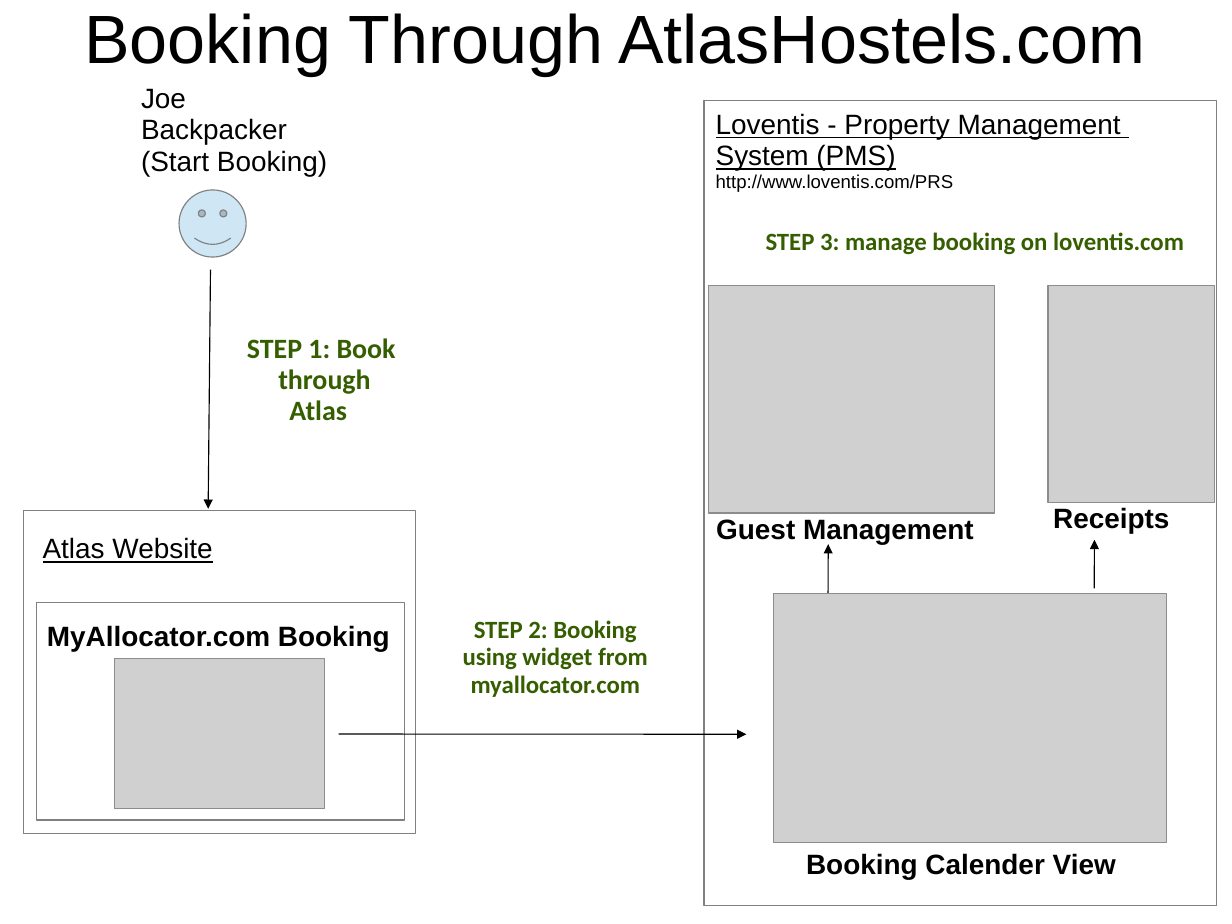
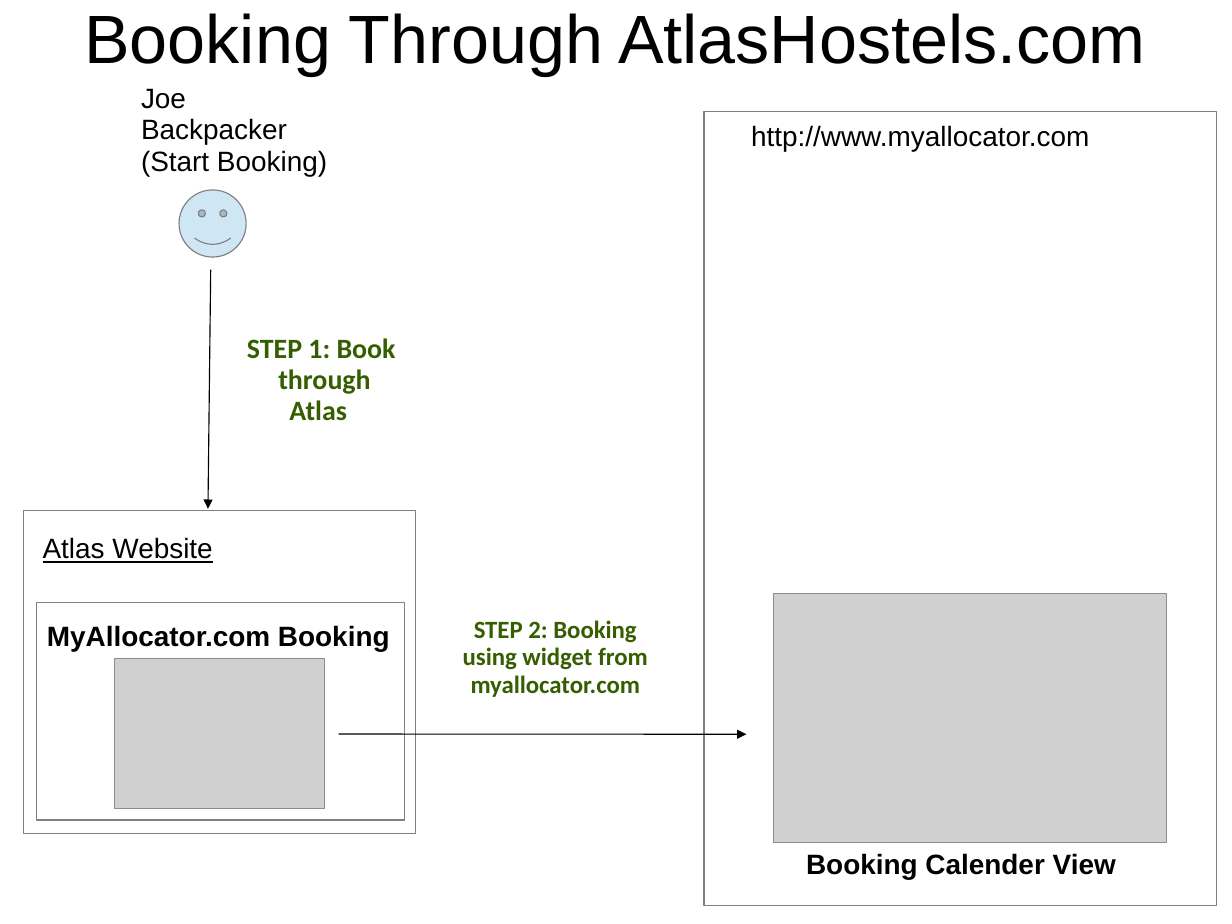
Before and after one commit to phpchap/hostel, a slide deck: slide 2 of designs/booking_engine/booking_engine_overview.ppt. Drawn at 1232x924 pixels with LibreOffice and Linux fonts; fonts in the diff are those of the drawing; grey boxes stand for pictures. Boxes give left, top, right and bottom in pixels: in the first picture for what was removed or moved away, otherwise in the second. Text is boxed around its words. In the diff, an @@ line names an element or a change of style, - is before the commit and + after.

```diff
--- a/designs/booking_engine/booking_engine_overview.ppt
+++ b/designs/booking_engine/booking_engine_overview.ppt
@@ rectangle: place and size @@
-rectangle at (704,101,1217,906)
+rectangle at (704,112,1217,906)
@@ text at (751,125,1089,152): text changed @@
-Loventis - Property Management
-System (PMS)
-http://www.loventis.com/PRS
+http://www.myallocator.com
@@ text removed at (766,232,1184,255) @@
-STEP 3: manage booking on loventis.com
@@ picture removed at (709,286,995,513) @@
@@ picture removed at (1049,286,1215,503) @@
@@ text removed at (1053,507,1169,533) @@
-Receipts
@@ text removed at (716,519,974,544) @@
-Guest Management
@@ arrow removed from (828, 594) to (828, 544) @@
@@ arrow removed from (1094, 589) to (1094, 540) @@
```
Also in this commit, not shown: 2 other slides changed, 2 other files.
